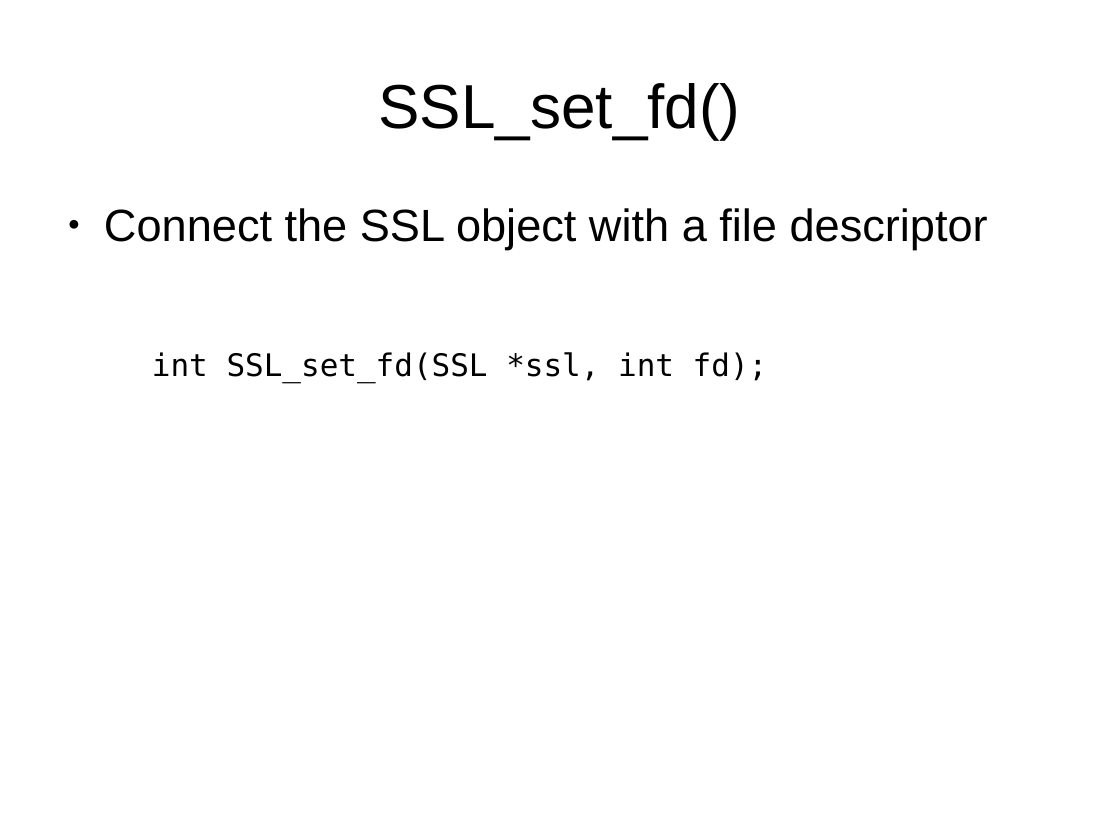
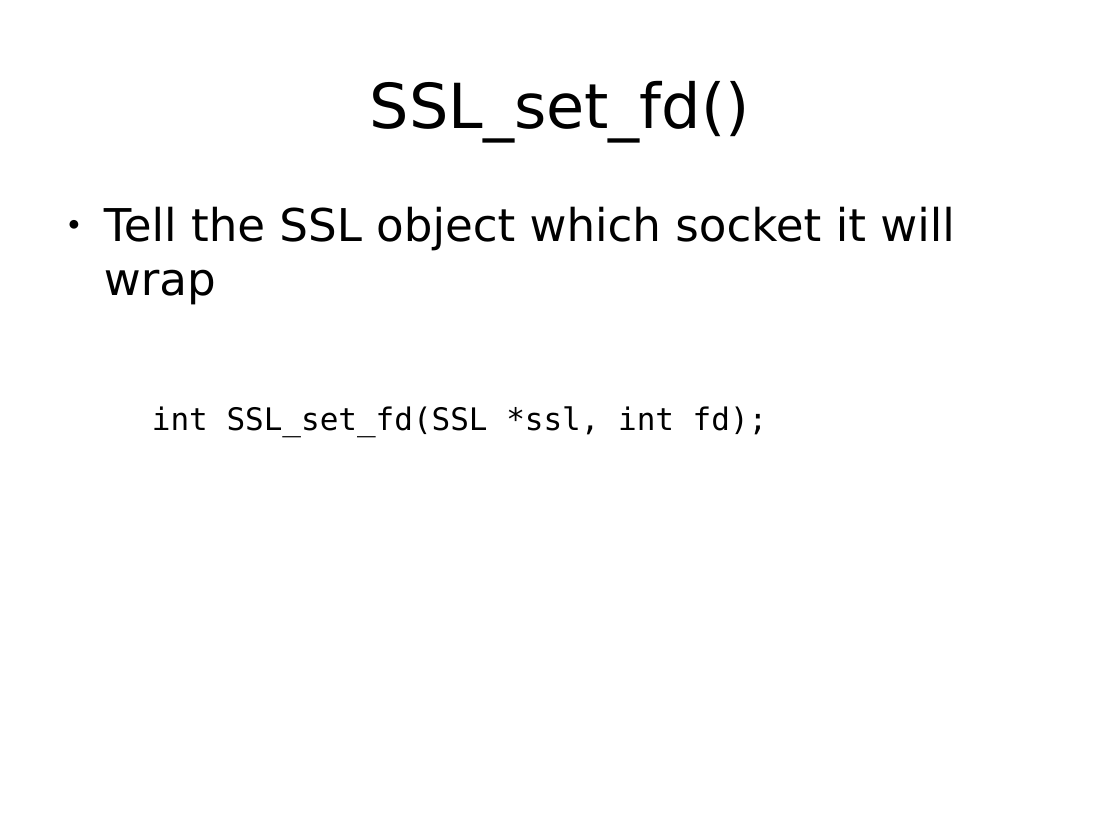
Before and after one commit to Jarvishappy/15-441-Recitation-Sessions, a slide deck: slide 27 of recitation6/src/recitation6.odp (slide 16 before the commit). Drawn at 1120x840 pixels with LibreOffice and Linux fonts; fonts in the diff are those of the drawing. Boxes give left, top, right and bottom in pixels: in the first picture for what was removed or moved away, otherwise in the second. Text is boxed around its words. In the diff, an @@ line names an element or a change of style, - is before the commit and + after.

```diff
--- a/recitation6/src/recitation6.odp
+++ b/recitation6/src/recitation6.odp
@@ title "SSL_set_fd()" at (x1=370, y1=80, x2=750, y2=141): font Arial to DejaVu Sans @@
@@ text at (x1=104, y1=206, x2=954, y2=305): text changed; font Arial to DejaVu Sans @@
-● Connect the SSL object with a file descriptor
+● Tell the SSL object which socket it will wrap
```
Also in this commit, not shown: 27 other slides changed, 16 slides added, 6 slides removed, 1 other file.
